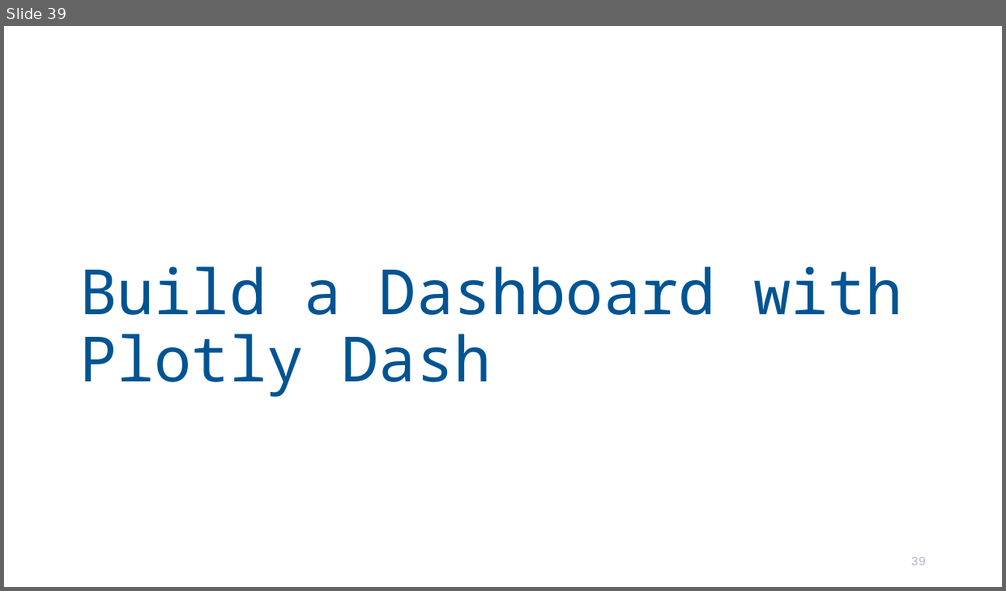
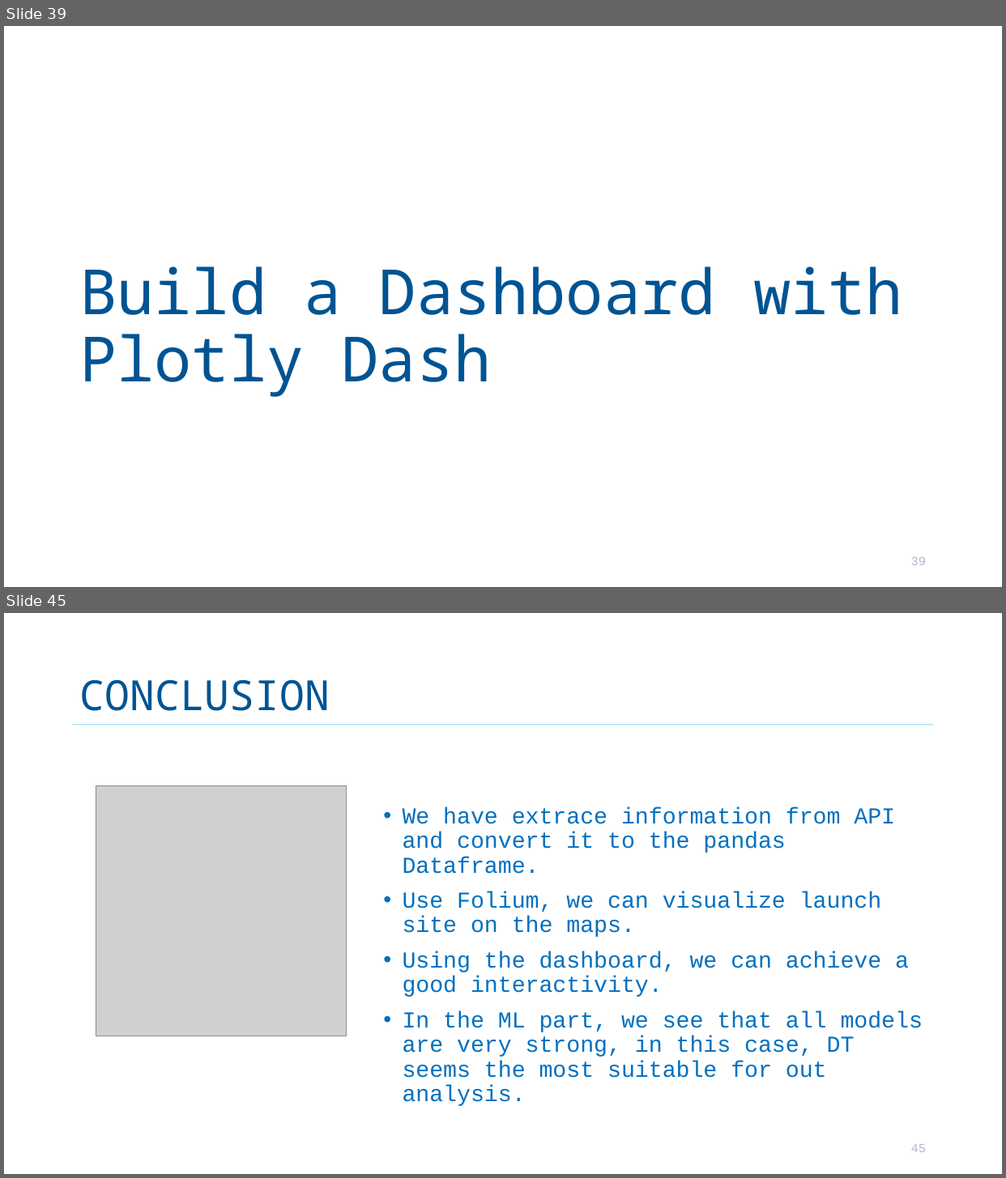
Before and after one commit to RiemannLee19/Coursera, a slide deck: 10_Applied_DS/Presentation_RL.odp. Shown one above the other, each under a label of ours: slide 39 before the commit, slides 39 and 45 after it; the slides between them are not shown. The pictures are 1006x591 and 1006x1178 pixels, drawn with LibreOffice and Linux fonts; fonts in the diff are those of the drawing; grey boxes stand for pictures. Boxes give left, top, right and bottom in pixels: in the first picture for what was removed or moved away, otherwise in the second. Text is boxed around its words. In the diff, an @@ line names an element or a change of style, - is before the commit and + after.

```diff
--- a/10_Applied_DS/Presentation_RL.odp
+++ b/10_Applied_DS/Presentation_RL.odp
@@ slide 45 added at [4,613,1002,1174], background #FFFFFF @@
@@ title added at [80,679,330,711], 40 pt, text #005493 @@
+CONCLUSION
@@ line added from (73, 725) to (934, 725), #00B0F0 0.51 pt @@
@@ picture added at [96,786,346,1036] @@
@@ text added at [403,807,923,1106], 22 pt, text #0070C0 @@
+• We have extrace information from API and convert it to the pandas Dataframe.
+• Use Folium, we can visualize launch site on the maps.
+• Using the dashboard, we can achieve a good interactivity.
+• In the ML part, we see that all models are very strong, in this case, DT seems the most suitable for out analysis.
@@ page number added at [911,1144,926,1152], 12 pt, text #B2B9CB @@
+45
```
Also in this commit, not shown: 10 slides changed, 10 other slides added, 12 slides removed, 11 other files.
